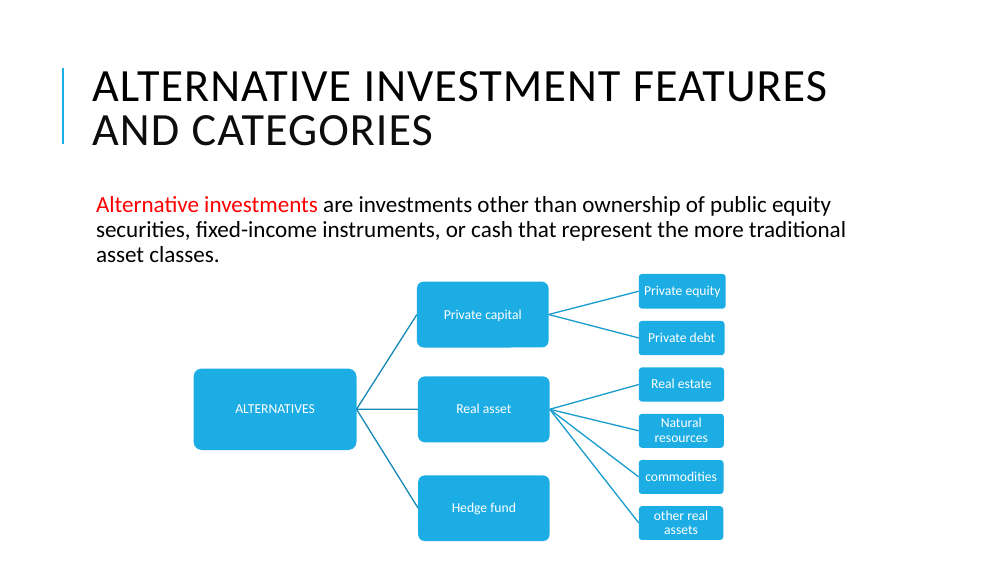
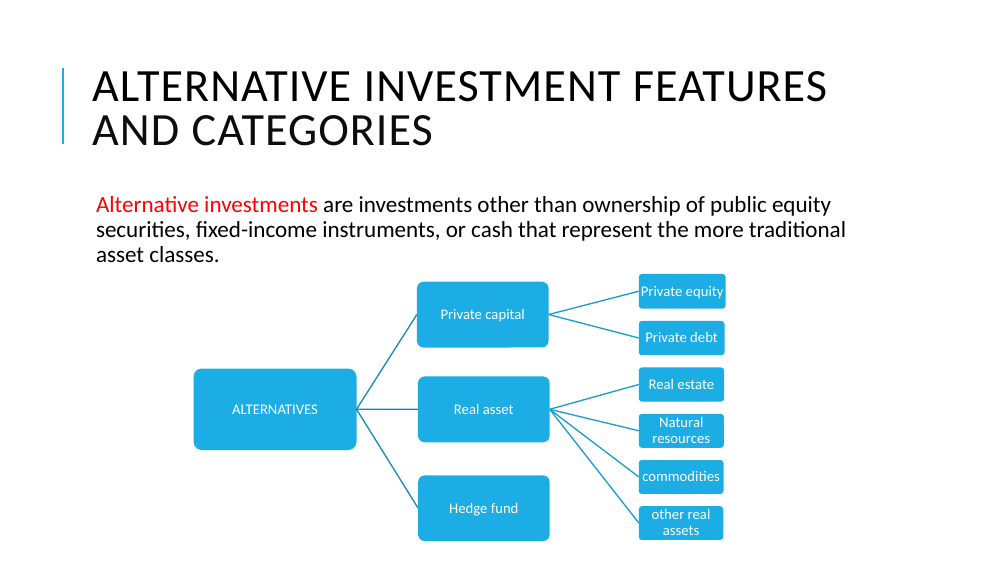
Before and after one commit to Isco0530/data, a slide deck: slide 2 of 2024Alternative.pptx. Drawn at 1008x567 pixels with LibreOffice and Linux fonts; fonts in the diff are those of the drawing. Boxes give left, top, right and bottom in pixels: in the first picture for what was removed or moved away, otherwise in the second. Text is boxed around its words. In the diff, an @@ line names an element or a change of style, - is before the commit and + after.

```diff
--- a/2024Alternative.pptx
+++ b/2024Alternative.pptx
@@ size 13 to 14 pt in 10 elements at box(232, 404, 318, 414), box(441, 309, 524, 322), box(641, 286, 724, 299), box(645, 332, 718, 342), box(454, 403, 514, 414), box(649, 379, 714, 389), box(652, 416, 710, 443), box(642, 470, 720, 481), box(652, 508, 711, 535), box(449, 502, 519, 516) @@
```
Also in this commit, not shown: 1 other slide changed, 3 slides added, 1 other file.
